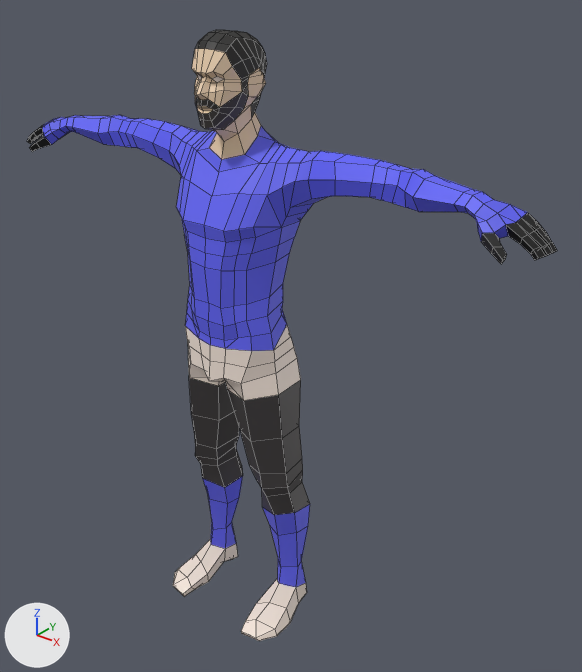
The Blender file Assets/Models/Guy/guy.blend: old version first, new version second.
One viewpoint serves both versions: a camera (50 mm lens) standing at (1.633, -1.754, 2.242) and looking at (0.123, 0.134, 1.072). Arrows for +X, +Y and +Z are at lower left; the lights stay in place. Mesh edges are drawn as thin lines.

In view in the first picture: 'Male'.
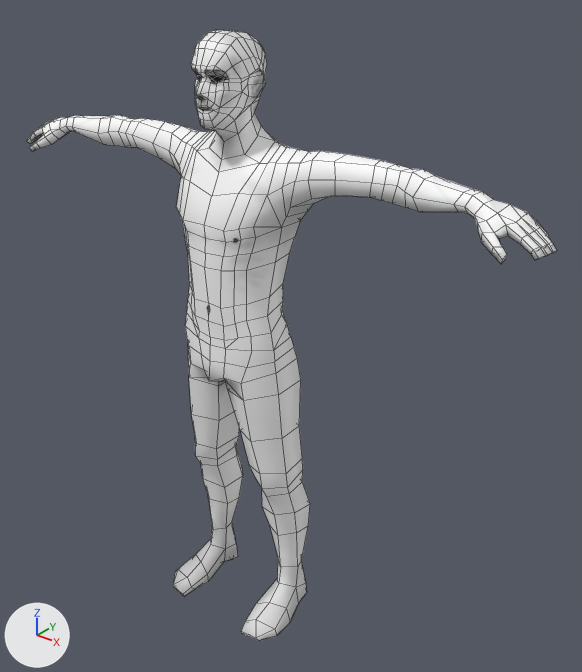
What differs and where, as boxes (x1, y1, x2, y2) in the pictures (582 x 672 px):
'Male', surface changed, reshaped: (27, 30, 557, 641) in both
part 1 of me_mesh, built on: before (192, 49, 242, 107); after (191, 49, 242, 107)
part 2 of me_mesh, surface changed: (27, 30, 557, 641) in both

What changed in the scene script:
```text
Add img_skin_texture:
    img_skin_texture = load_image('Skin texture', 'Skin texture.png', 1024, 1024, 'sRGB')
Change mat_material:
    mat_material.texture: img_pixel -> img_skin_texture
Change me_mesh:
    used by ob_male; location = (0.0, 0.0, 0.0)
    remove me_mesh.from_pydata(...)  # 877 vertices, 902 faces; spans x -1.0..1.0, y -0.18..0.18, z 0.0..2.03
    add me_mesh.from_pydata(...)  # 890 vertices, 914 faces; spans x -1.0..1.0, y -0.18..0.18, z 0.0..2.03
    me_mesh part 1
    14 faces are deleted
    13 vertices are added at x -0.06..0.06, y -0.11..-0.06, z 1.88..1.95
    26 new faces join them
    me_mesh part 2: 888 kept faces spanning x -1.0..1.0, y -0.18..0.18, z 0.0..2.03 get new texture (UV) coordinates
    me_mesh part 3: the surface is now shaded smooth
```
